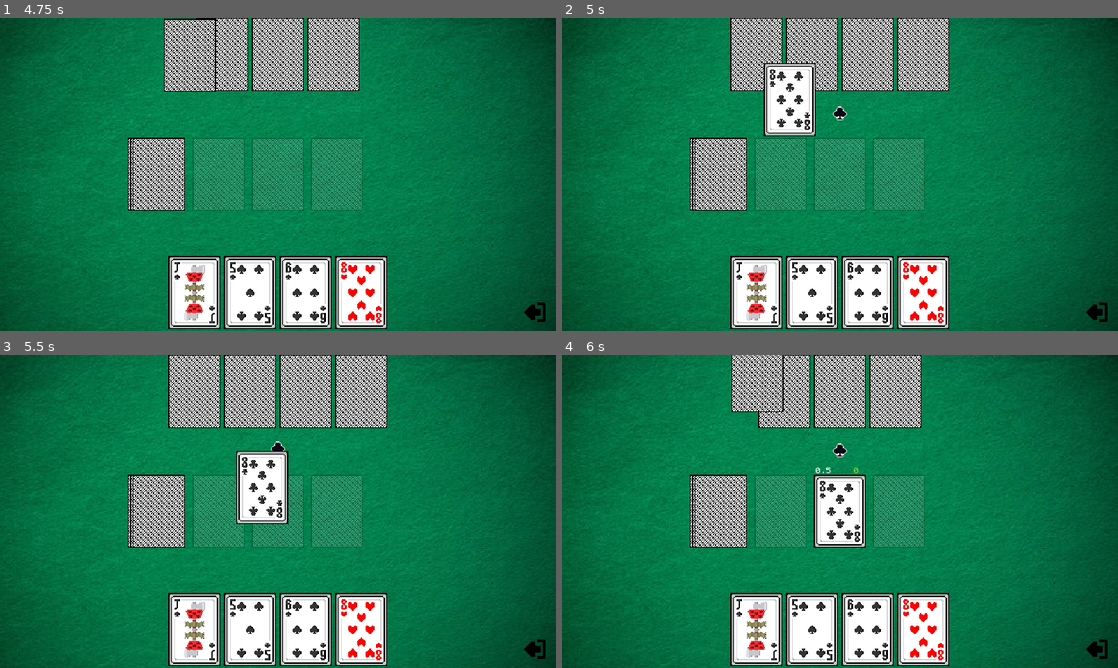
Above: before the commit, frames 1-4 (two rows, left to right).
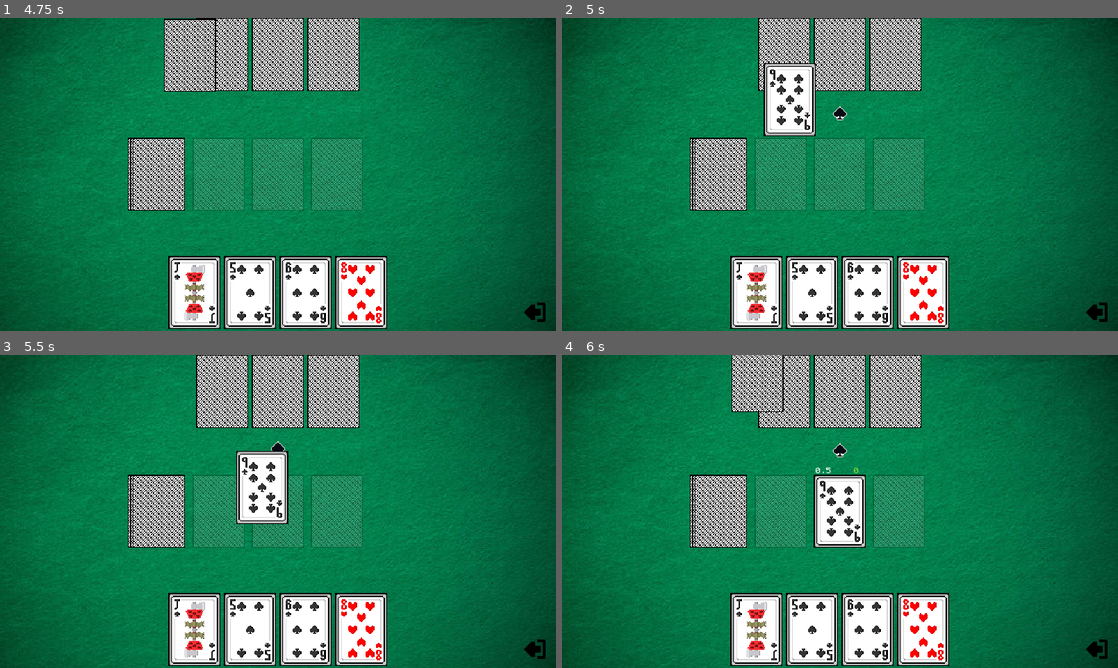
Above: after the commit, the same moments.

Repository: BananaHolograma/Veneno
Game: Godot game, scene res://scenes/ui/main_menu.tscn
The game is run twice, just before and just after one commit, with the same random seed, the same clock (stepped at 60 frames per second) and the same inputs.
Inputs:
- Up to frame 1 (4.75 s): click "New game" at 0.5 s; click "Start Game" at 1.25 s; tap Enter at 3.5 s
- Up to frame 2 (5 s): no input
- Up to frame 3 (5.5 s): no input
- Up to frame 4 (6 s): no input

Frame 1 is identical in both runs. In frame 2, 7.5% of the frame differs, in the area x 30-70%, y 0-36%; in frame 3, 8.2%, in the area x 30-70%, y 0-52%; in frame 4, 0.4%.

Commit message:
fixed decision tree to avoid stop movement when could drop in a pile suit

Diff:
--- a/scenes/player/player.gd
+++ b/scenes/player/player.gd
@@ -80,9 +80,15 @@
 					if _decides_to_use_poison(decision_tree):
 						_drop_poison_card_in_pile(decision_tree)
 					else:
+						if _can_drop_card_on_empty_pile(decision_tree):
+							_drop_normal_card_in_empty_pile(decision_tree)
+						else:
+							_drop_normal_card_in_pile(decision_tree)
+				else:
+					if _can_drop_on_suit_pile(decision_tree):
+						_drop_normal_card_in_pile(decision_tree)
+					else:
 						_drop_normal_card_in_empty_pile(decision_tree)
-				else:
-					_drop_normal_card_in_empty_pile(decision_tree)
 
 
 func _prepare_decision_tree() -> Dictionary:
@@ -126,7 +132,7 @@
 
 func _drop_normal_card_in_empty_pile(decision_tree: Dictionary) -> void:
 	if _empty_piles_are_available(decision_tree):
-		var selected_pile_data = decision_tree["empty_piles"].pick_random()
+		var selected_pile_data = decision_tree["empty_piles"].filter(func(data: Dictionary): return data["cards_to_drop"].size() > 0).pick_random()
 		selected_pile_data["pile"].drop_card_in_pile(self, selected_pile_data["cards_to_drop"].pick_random())
 
 
@@ -148,4 +154,12 @@
 
 
 func _empty_piles_are_available(decision_tree: Dictionary) -> bool:
-	return  decision_tree["empty_piles"].size() > 0
+	return decision_tree["empty_piles"].size() > 0
+
+
+func _can_drop_on_suit_pile(decision_tree: Dictionary) -> bool:
+		return not decision_tree["piles_with_suit"].filter(func(data: Dictionary): return data["cards_to_drop"].size() > 0).is_empty()
+
+
+func _can_drop_card_on_empty_pile(decision_tree: Dictionary) -> bool:
+	return not decision_tree["empty_piles"].filter(func(data: Dictionary): return data["cards_to_drop"].size() > 0).is_empty()
